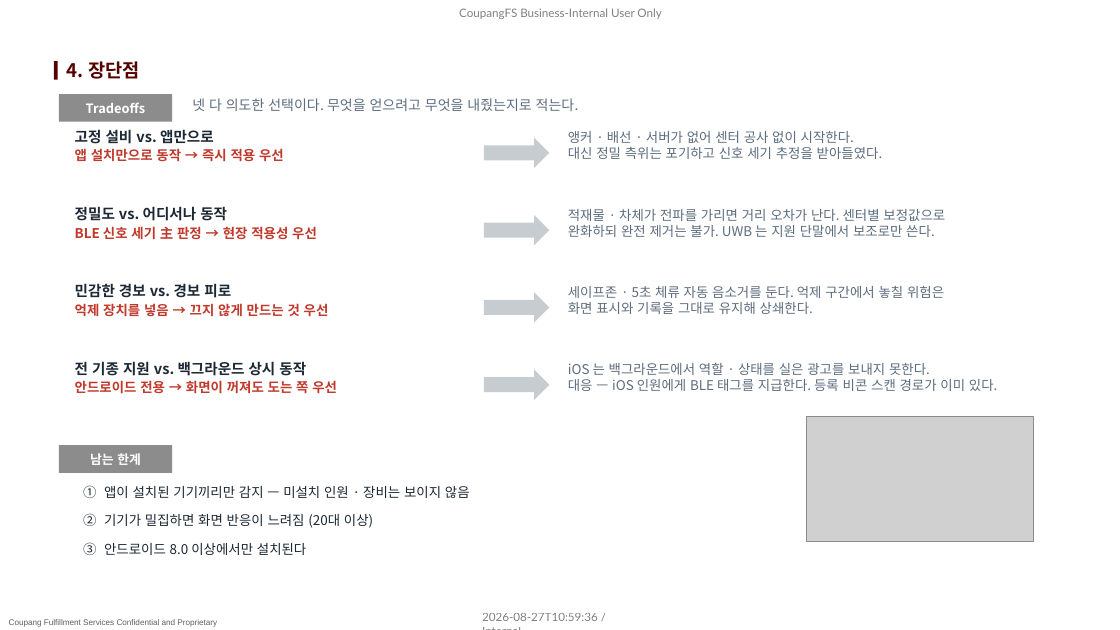
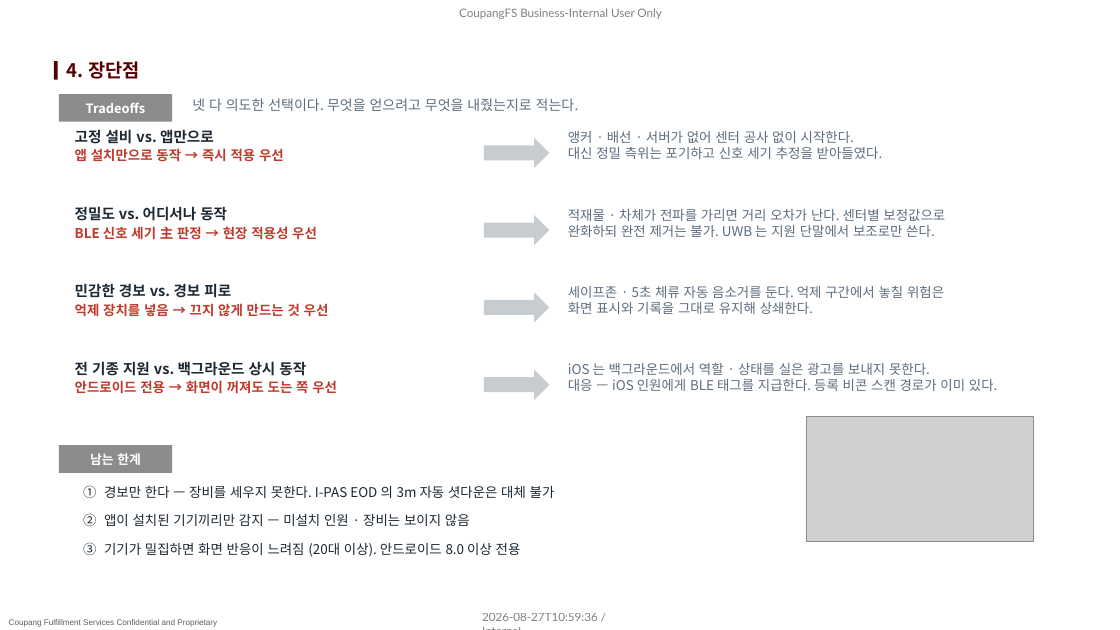
Before and after one commit to pslymzero-cyber/SafeAlert, a slide deck: slide 7 of docs/presentation/company_form/SafeAlert_보고_2026.08.pptx. Drawn at 1120x630 pixels with LibreOffice and Linux fonts; fonts in the diff are those of the drawing; grey boxes stand for pictures; background and template pictures are left out. Boxes give left, top, right and bottom in pixels: in the first picture for what was removed or moved away, otherwise in the second. Text is boxed around its words. In the diff, an @@ line names an element or a change of style, - is before the commit and + after.

```diff
--- a/docs/presentation/company_form/SafeAlert_보고_2026.08.pptx
+++ b/docs/presentation/company_form/SafeAlert_보고_2026.08.pptx
@@ text added at (83, 485, 555, 498), 11.5 pt, text #1C2833 @@
+① 경보만 한다 — 장비를 세우지 못한다. I-PAS EOD 의 3m 자동 셧다운은 대체 불가
@@ text at (83, 513, 470, 526): text changed @@
-① 앱이 설치된 기기끼리만 감지 — 미설치 인원 · 장비는 보이지 않음
+② 앱이 설치된 기기끼리만 감지 — 미설치 인원 · 장비는 보이지 않음
@@ text removed at (83, 513, 373, 528) @@
-② 기기가 밀집하면 화면 반응이 느려짐 (20대 이상)
@@ text at (83, 542, 521, 557): text changed @@
-③ 안드로이드 8.0 이상에서만 설치된다
+③ 기기가 밀집하면 화면 반응이 느려짐 (20대 이상). 안드로이드 8.0 이상 전용
```
Also in this commit, not shown: 3 other slides changed, 2 other files.
